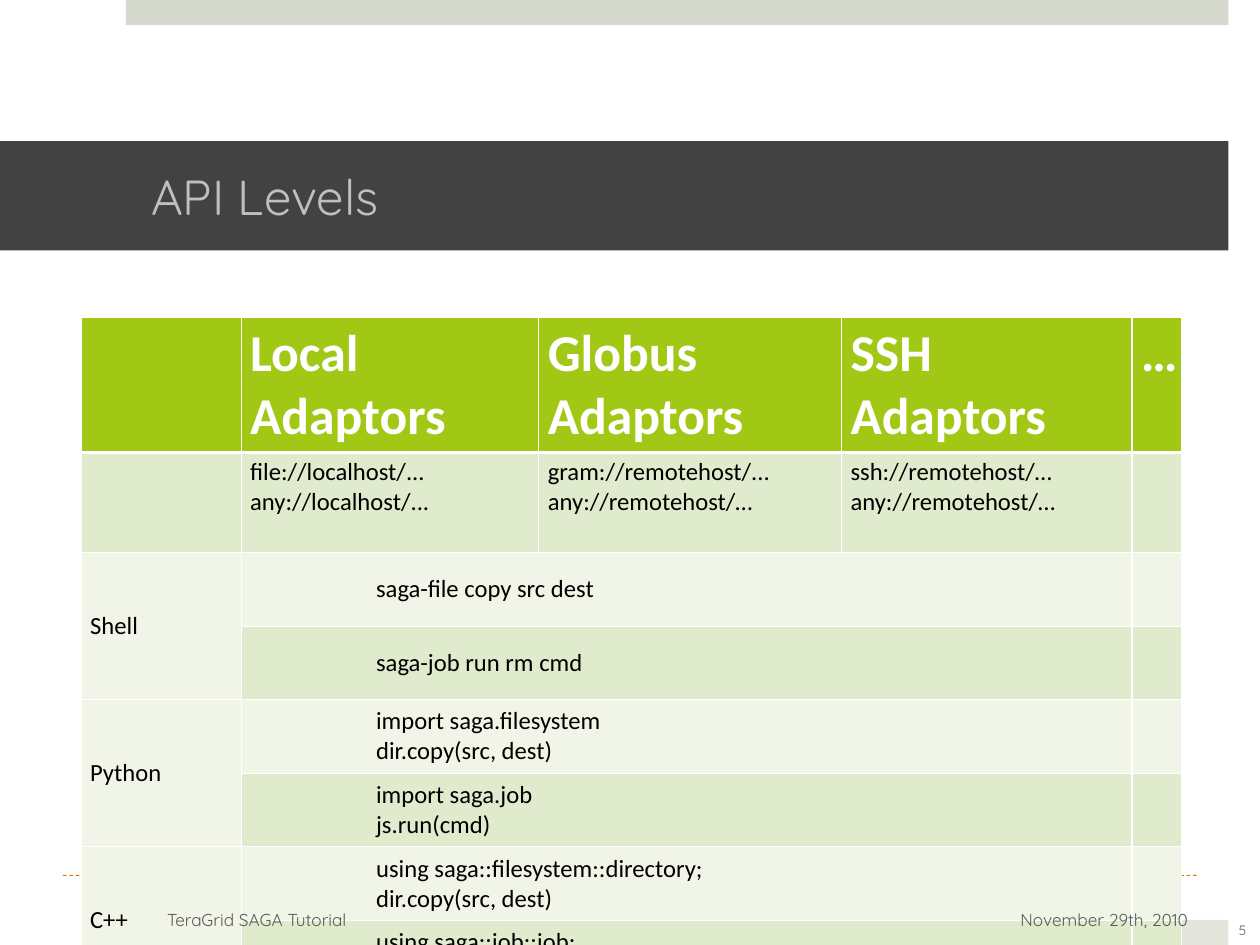
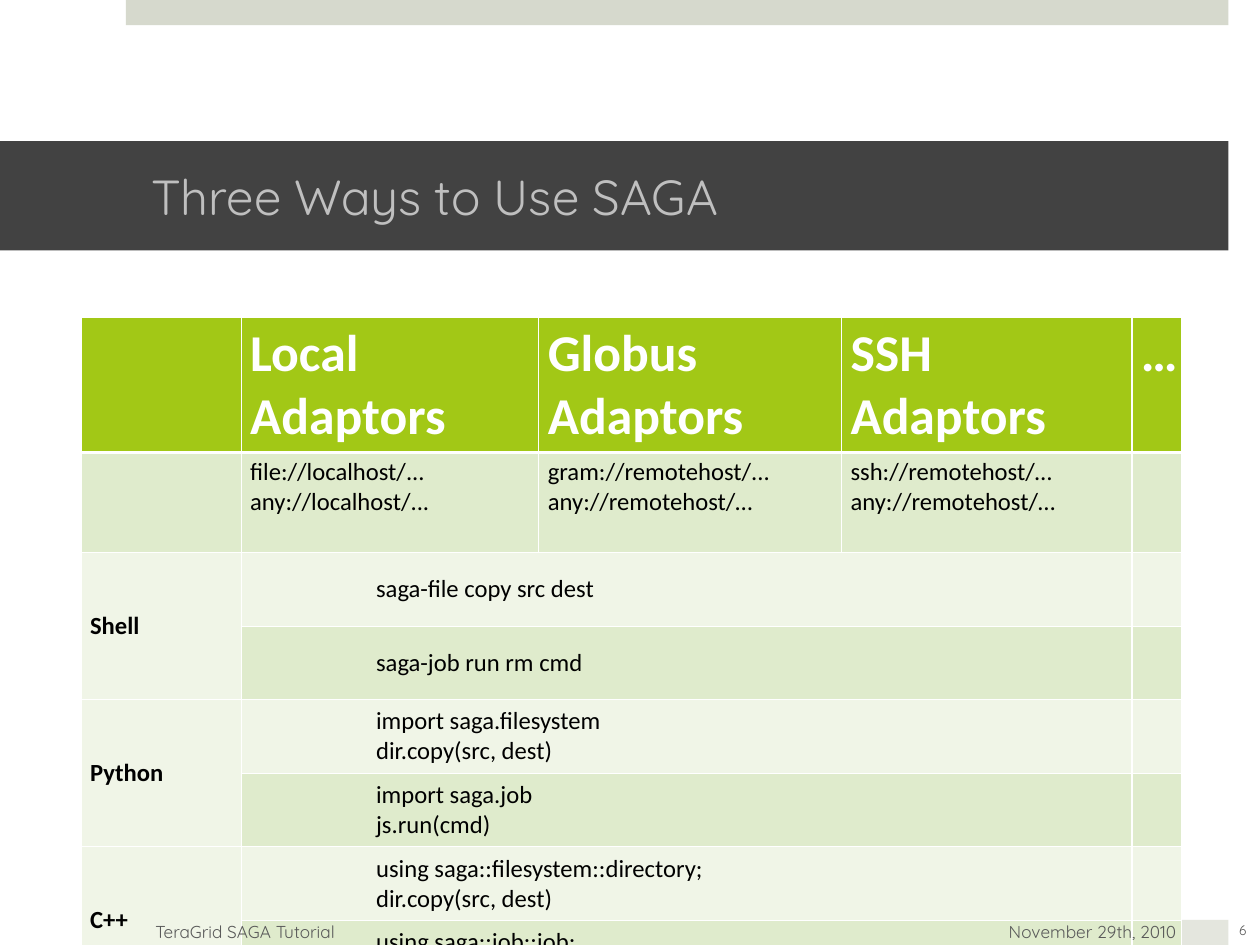
Before and after one commit to saga-project/saga-cpp-legacy-projects, a slide deck: slide 6 of tutorial/general_tutorial/SAGA-API-levels.pptx (slide 5 before the commit). Drawn at 1260x945 pixels with LibreOffice and Linux fonts; fonts in the diff are those of the drawing; background and template pictures are left out. Boxes give left, top, right and bottom in pixels: in the first picture for what was removed or moved away, otherwise in the second. Text is boxed around its words. In the diff, an @@ line names an element or a change of style, - is before the commit and + after.

```diff
--- a/tutorial/general_tutorial/SAGA-API-levels.pptx
+++ b/tutorial/general_tutorial/SAGA-API-levels.pptx
@@ title at <box>151,178,718,225</box>: text changed @@
-API Levels
+Three Ways to Use SAGA
@@ table at <box>82,317,1183,932</box> @@
@@ bold on in "Shell", "Python", "C++" @@
@@ line removed from (63, 875) to (1197, 875) @@
@@ text "TeraGrid SAGA Tutorial": place and size @@
-text "TeraGrid SAGA Tutorial" at <box>167,908,347,932</box>
+text "TeraGrid SAGA Tutorial" at <box>155,920,335,944</box>
@@ text "November 29th, 2010": place and size @@
-text "November 29th, 2010" at <box>1020,908,1188,932</box>
+text "November 29th, 2010" at <box>1009,920,1176,944</box>
@@ page number at <box>1239,925,1246,935</box>: text changed @@
-5
+6
```
Also in this commit, not shown: 24 other slides changed, 1 slide added, 2 slides removed.
